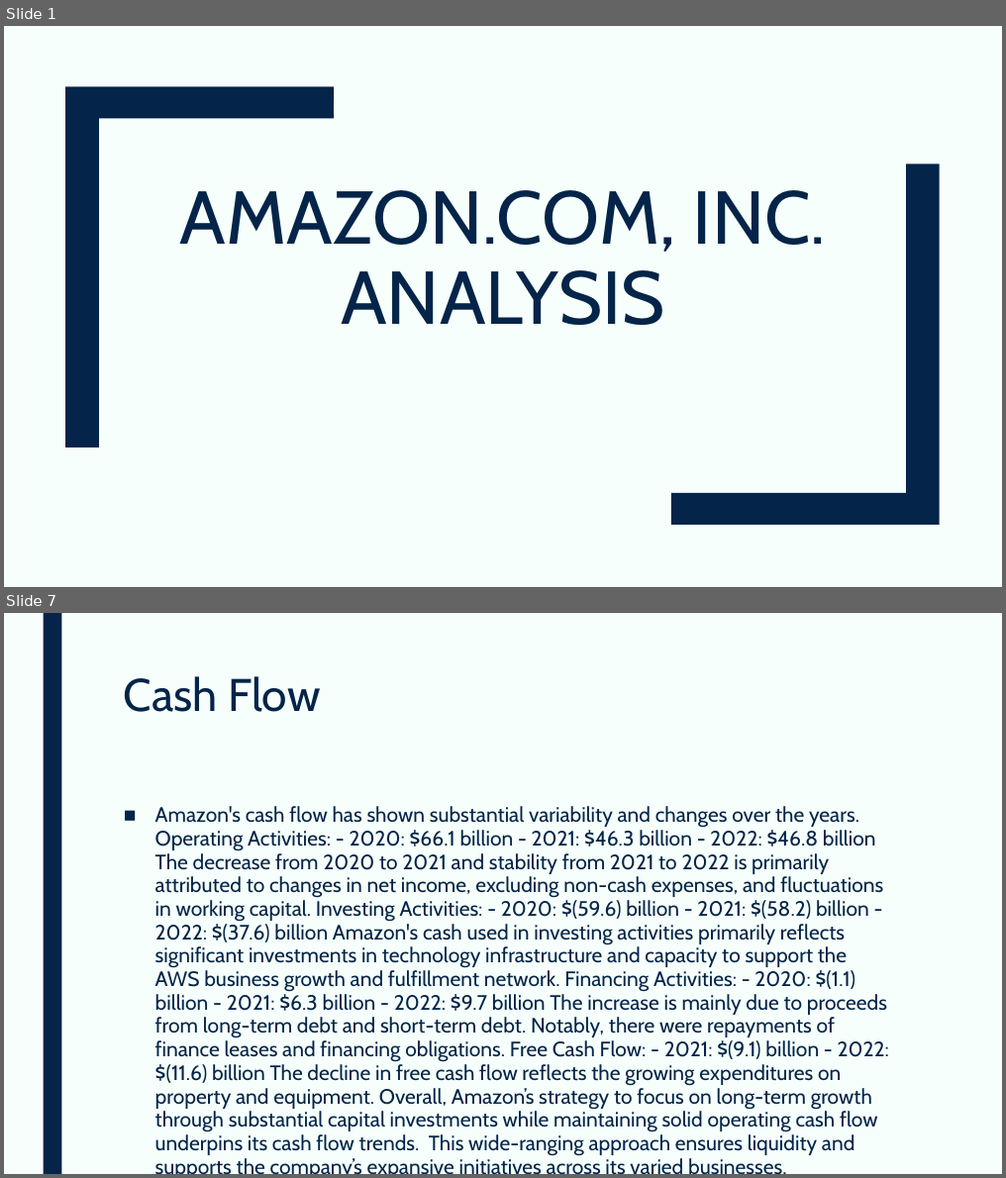
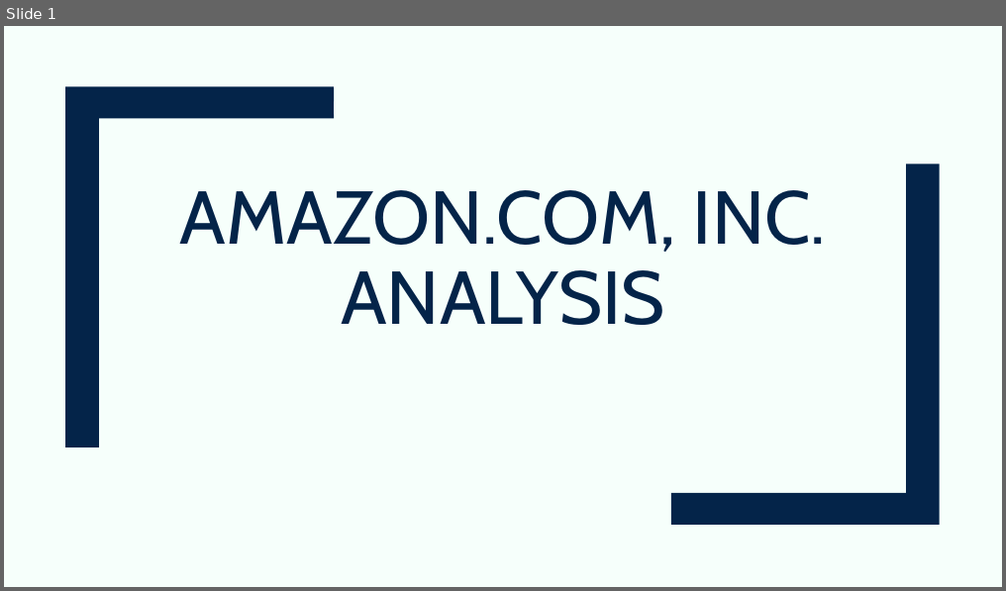
Before and after one commit to devangovind/AMUCLDISS, a slide deck: fastapi-backend/app/pres/output.pptx. Shown one above the other, each under a label of ours: slides 1 and 7 before the commit, slide 1 after it; the slides between them are not shown. The pictures are 1006x1178 and 1006x591 pixels, drawn with LibreOffice and Linux fonts; fonts in the diff are those of the drawing. Boxes give left, top, right and bottom in pixels: in the first picture for what was removed or moved away, otherwise in the second. Text is boxed around its words. In the diff, an @@ line names an element or a change of style, - is before the commit and + after.

```diff
--- a/fastapi-backend/app/pres/output.pptx
+++ b/fastapi-backend/app/pres/output.pptx
@@ slide 7 removed at [4, 613, 1002, 1174], background #F6FFFB @@
@@ rectangle removed at [43, 613, 61, 1174] @@
@@ title removed at [124, 676, 320, 712] @@
-Cash Flow
@@ text removed at [155, 806, 889, 1157] @@
-■ Amazon's cash flow has shown substantial variability and changes over the years. Operating Activities: - 2020: $66.1 billion - 2021: $46.3 billion - 2022: $46.8 billion The decrease from 2020 to 2021 and stability from 2021 to 2022 is primarily attributed to changes in net income, excluding non-cash expenses, and fluctuations in working capital. Investing Activities: - 2020: $(59.6) billion - 2021: $(58.2) billion - 2022: $(37.6) billion Amazon's cash used in investing activities primarily reflects significant investments in technology infrastructure and capacity to support the AWS business growth and fulfillment network. Financing Activities: - 2020: $(1.1) billion - 2021: $6.3 billion - 2022: $9.7 billion The increase is mainly due to proceeds from long-term debt and short-term debt. Notably, there were repayments of finance leases and financing obligations. Free Cash Flow: - 2021: $(9.1) billion - 2022: $(11.6) billion The decline in free cash flow reflects the growing expenditures on property and equipment. Overall, Amazon’s strategy to focus on long-term growth through substantial capital investments while maintaining solid operating cash flow underpins its cash flow trends. This wide-ranging approach ensures liquidity and supports the company’s expansive initiatives across its varied businesses.
```
Also in this commit, not shown: 7 slides changed, 6 other slides removed, 7 other files.
